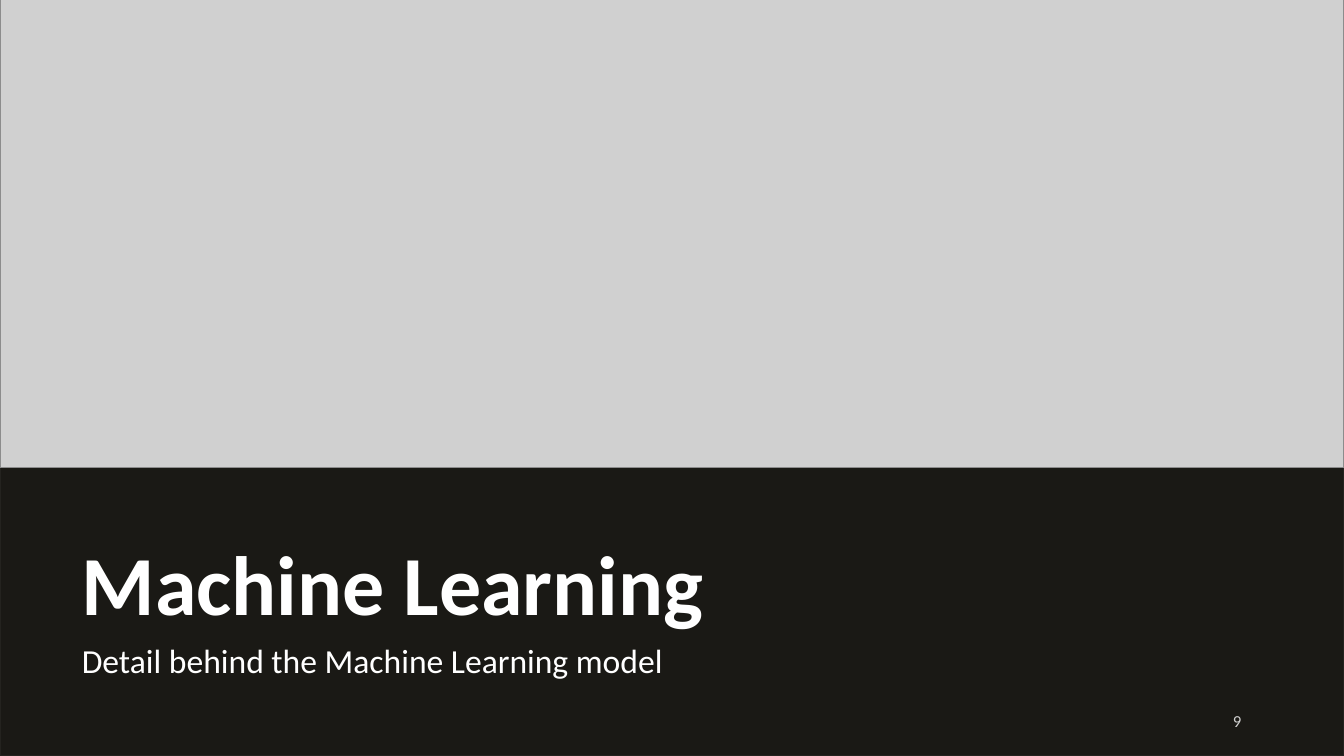
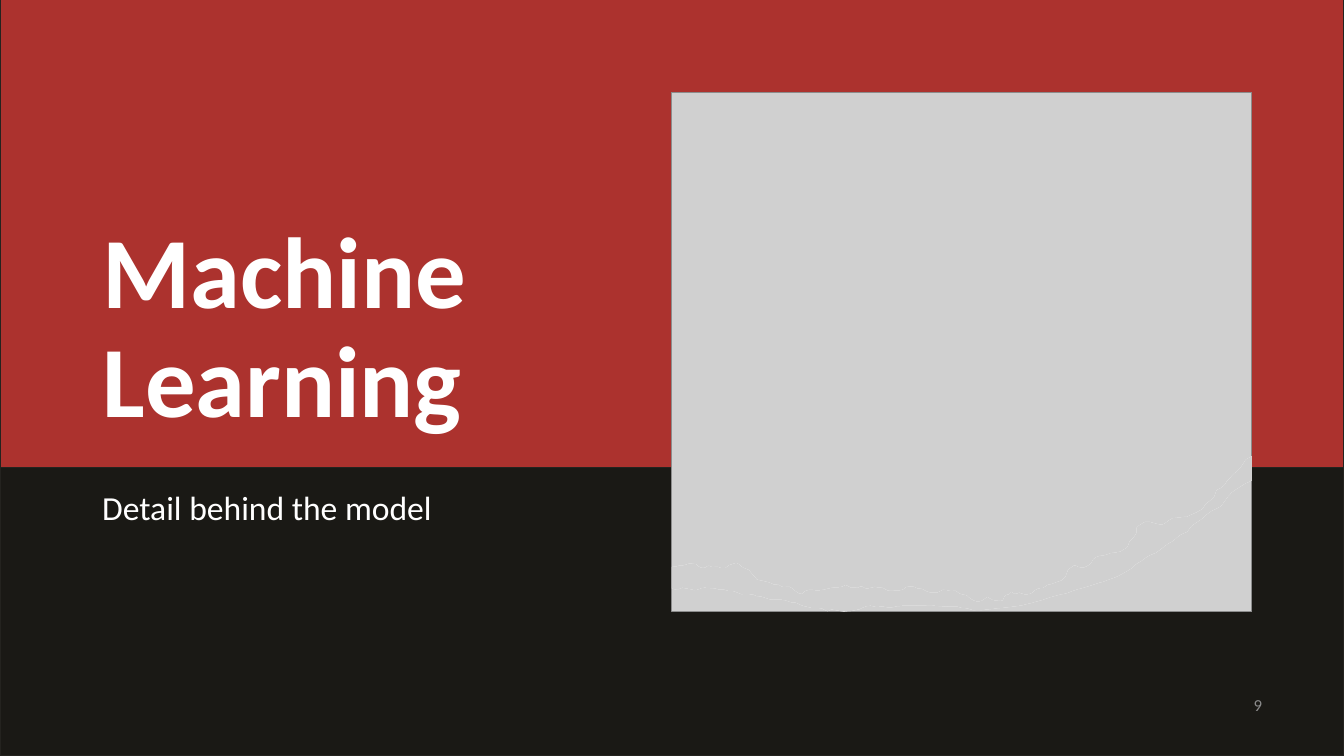
Before and after one commit to HaifaNajdawi/The_big_chill, a slide deck: slide 9 of Final_Report_Out_Presentation.pptx. Drawn at 1344x756 pixels with LibreOffice and Linux fonts; fonts in the diff are those of the drawing; grey boxes stand for pictures. Boxes give left, top, right and bottom in pixels: in the first picture for what was removed or moved away, otherwise in the second. Text is boxed around its words. In the diff, an @@ line names an element or a change of style, - is before the commit and + after.

```diff
--- a/Final_Report_Out_Presentation.pptx
+++ b/Final_Report_Out_Presentation.pptx
@@ background #24231F to #FFFFFF @@
@@ picture removed at <box>0,0,1344,468</box> @@
@@ rectangle added at <box>0,0,1344,467</box>, fill #AC322E, outline #24231F 1 pt @@
@@ picture added at <box>673,93,1252,612</box> @@
@@ title "Machine Learning": place and size @@
-title "Machine Learning" at <box>82,556,703,630</box>
+title "Machine Learning" at <box>102,237,465,434</box>
@@ title "Machine Learning" at <box>102,237,465,434</box>: size 60 to 72 pt @@
@@ rectangle removed at <box>0,322,1344,756</box> @@
@@ freeform shape added at <box>673,457,1252,612</box>, fill #FFFFFF @@
@@ picture added at <box>673,457,1252,612</box> @@
@@ text at <box>102,496,432,521</box>: text changed @@
-Detail behind the Machine Learning model
+Detail behind the model
@@ page number: place and size @@
-page number at <box>1233,716,1241,727</box>
+page number at <box>1254,700,1262,711</box>
@@ page number at <box>1254,700,1262,711</box>: text colour #FFFFFF at 80% opacity to #8C8C8C; less space between paragraphs @@
```
Also in this commit, not shown: 10 other slides changed, 4 slides added, 1 slide removed.
